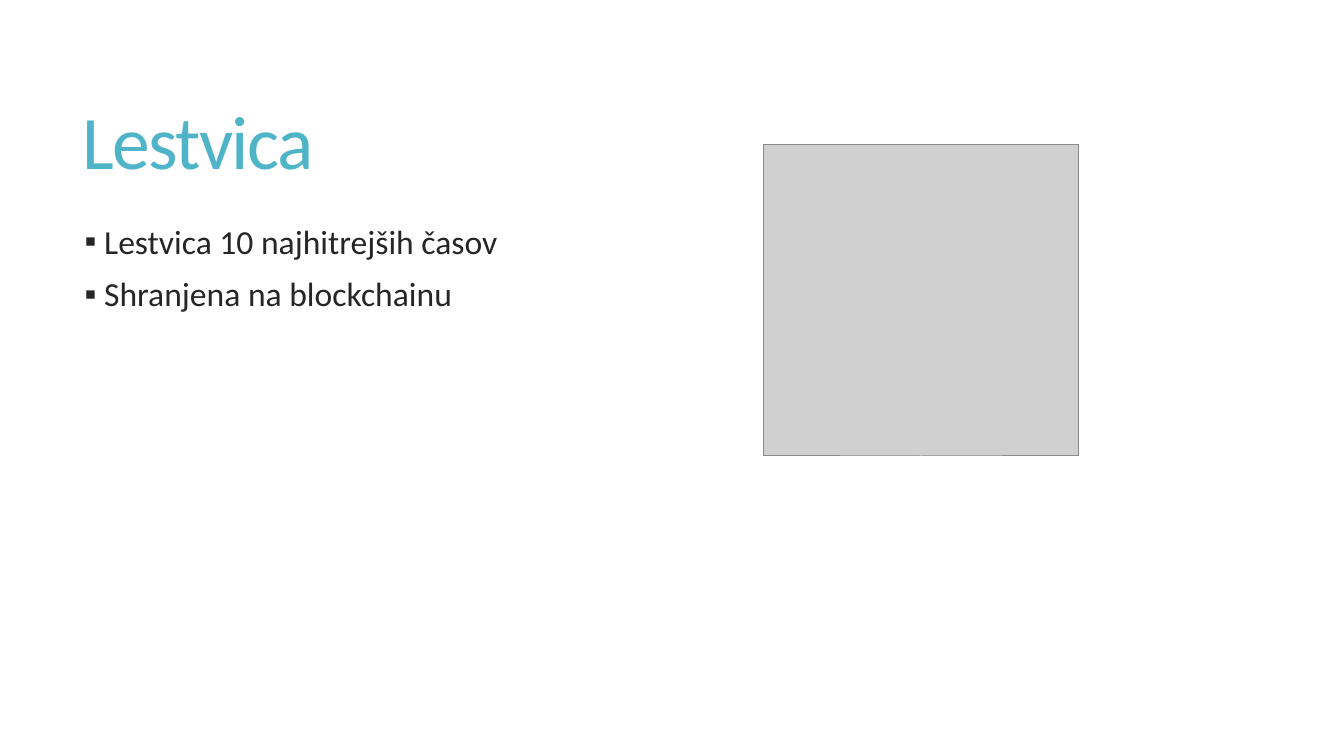
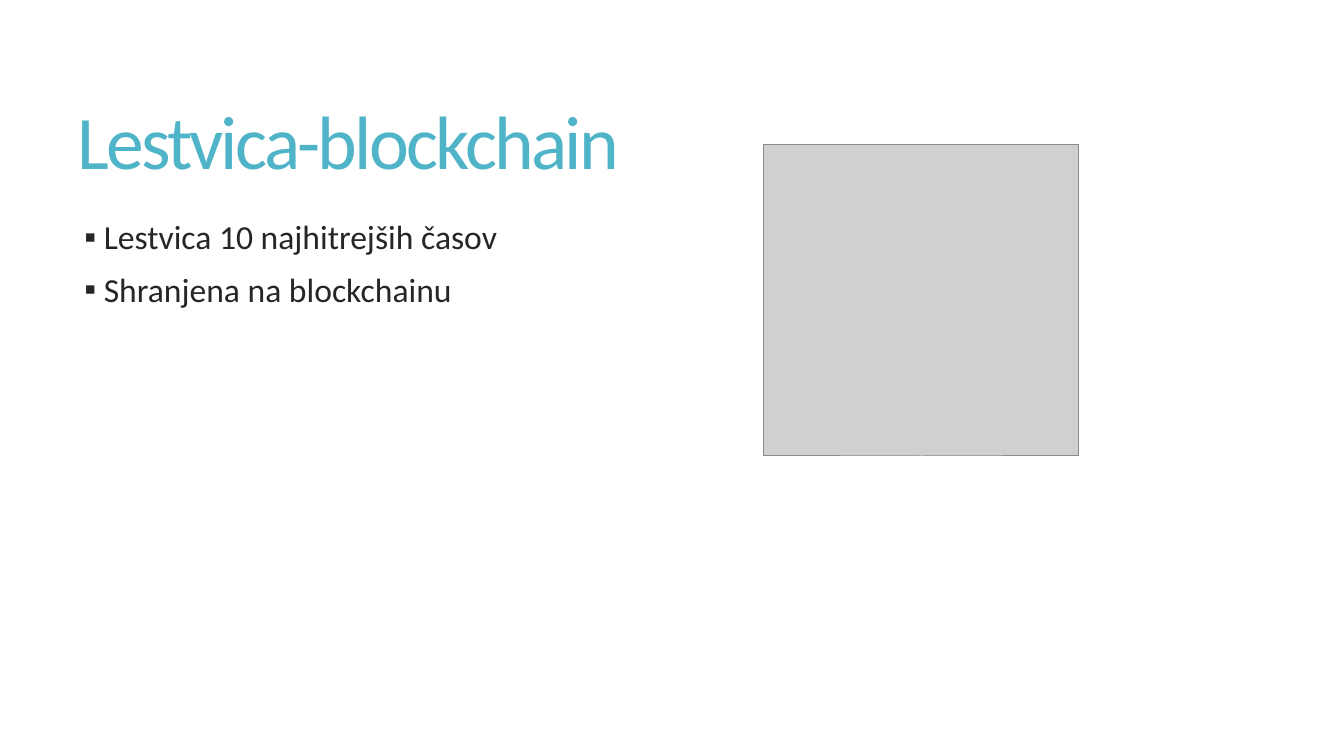
Before and after one commit to 3-letnik-UN-2021-2022/rri-projekt-skupina6, a slide deck: slide 4 of dokumentacija/predstavitev.pptx. Drawn at 1344x756 pixels with LibreOffice and Linux fonts; fonts in the diff are those of the drawing; grey boxes stand for pictures. Boxes give left, top, right and bottom in pixels: in the first picture for what was removed or moved away, otherwise in the second. Text is boxed around its words. In the diff, an @@ line names an element or a change of style, - is before the commit and + after.

Commit message:
Updated presentation (blockchain)

```diff
--- a/dokumentacija/predstavitev.pptx
+++ b/dokumentacija/predstavitev.pptx
@@ title at (78,116,619,170): text changed @@
-Lestvica
+Lestvica-blockchain
@@ text "Lestvica 10 najhitrejših časov": place and size @@
-text "Lestvica 10 najhitrejših časov" at (104,230,497,312)
+text "Lestvica 10 najhitrejših časov" at (104,225,497,308)
```
Also in this commit, not shown: 8 other slides changed, 4 slides added, 1 other file.
